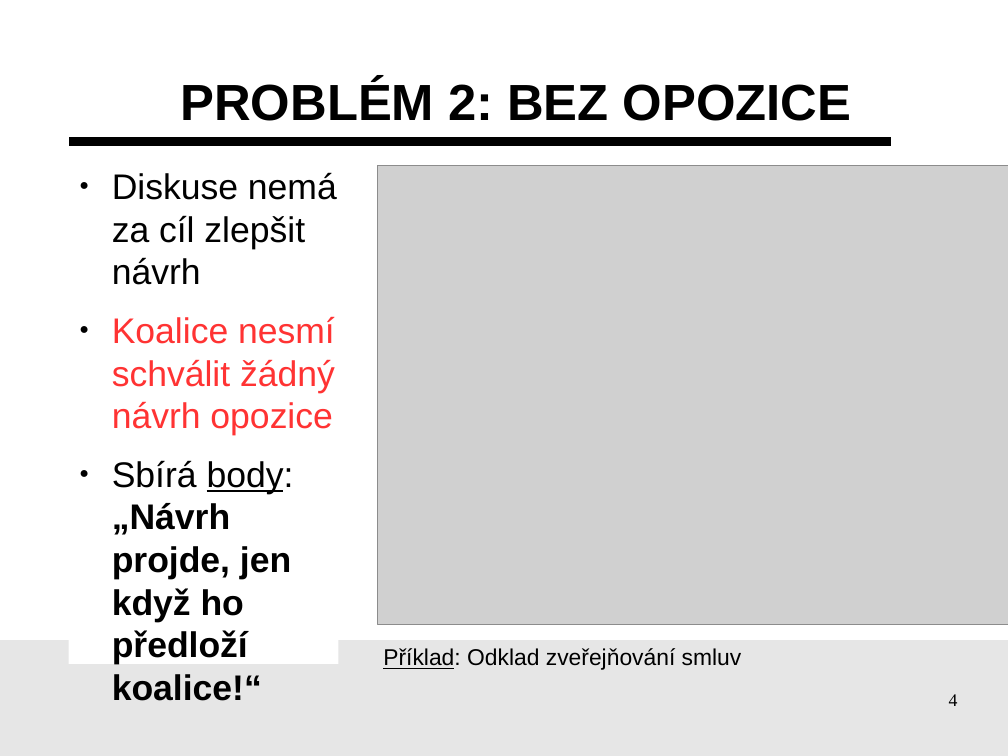
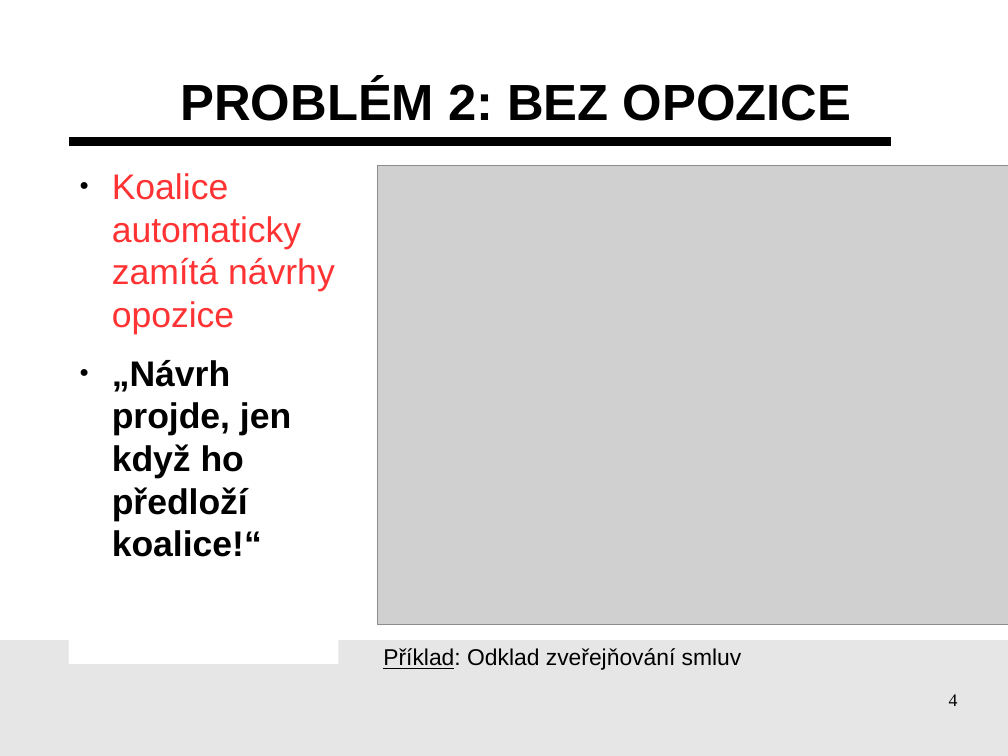
Before and after one commit to pirati-cz/KlubPraha, a slide deck: slide 4 of prezentace/2015/prezentace.odp. Drawn at 1008x756 pixels with LibreOffice and Linux fonts; fonts in the diff are those of the drawing; grey boxes stand for pictures; background and template pictures are left out. Boxes give left, top, right and bottom in pixels: in the first picture for what was removed or moved away, otherwise in the second. Text is boxed around its words. In the diff, an @@ line names an element or a change of style, - is before the commit and + after.

```diff
--- a/prezentace/2015/prezentace.odp
+++ b/prezentace/2015/prezentace.odp
@@ text at (112,173,335,557): text changed; bold on @@
-● Diskuse nemá za cíl zlepšit návrh
-● Koalice nesmí schválit žádný návrh opozice
-● Sbírá body:„Návrh projde, jen když ho předloží koalice!“
+● Koalice automaticky zamítá návrhy opozice
+● „Návrh projde, jen když ho předloží koalice!“
```
Also in this commit, not shown: 3 other slides changed, 1 slide added, 1 slide removed.
